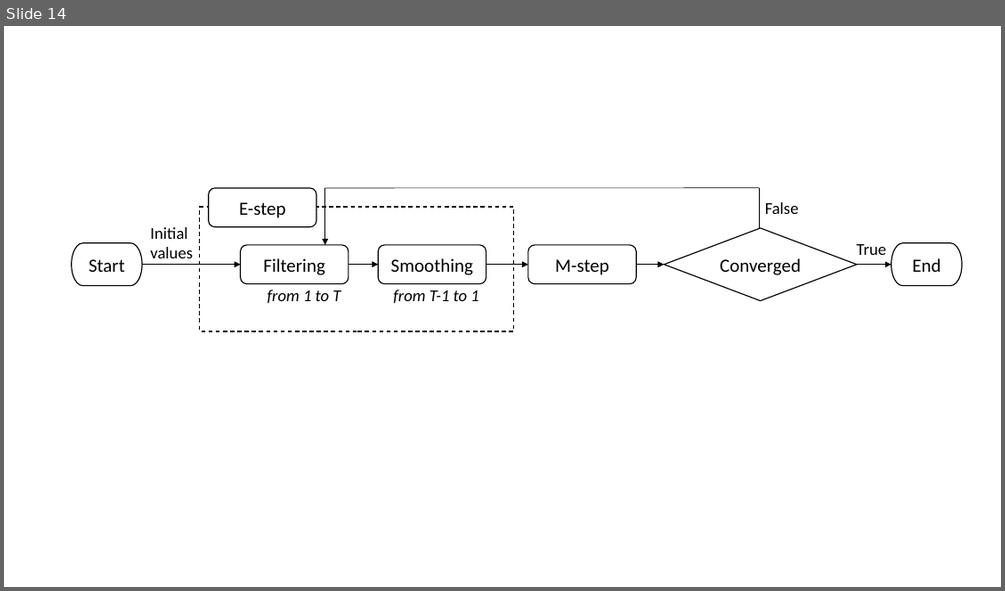
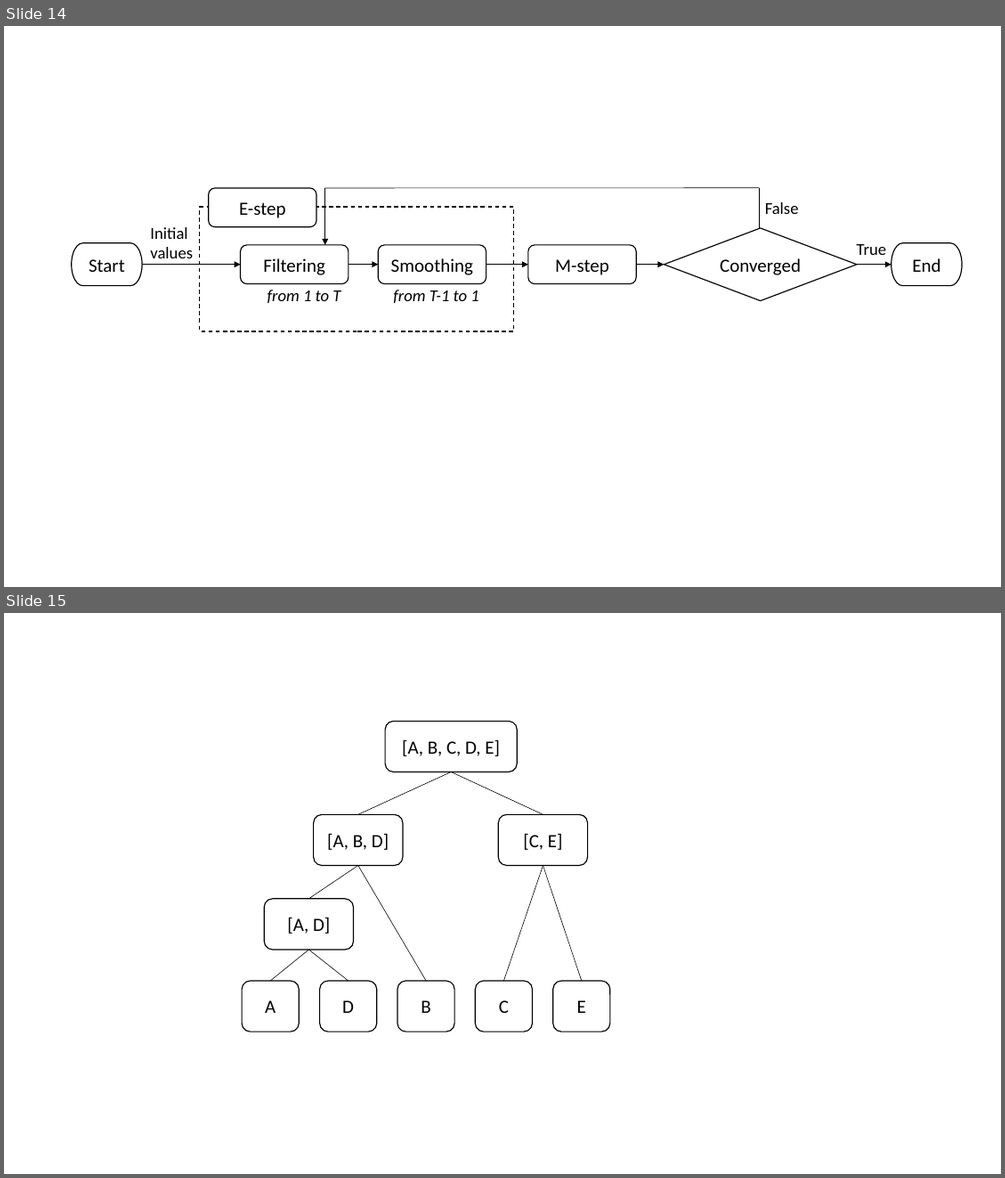
Before and after one commit to araea382/MT, a slide deck: Document/graphic.pptx. Shown one above the other, each under a label of ours: slide 14 before the commit, slides 14 and 15 after it. The pictures are 1005x591 and 1005x1178 pixels, drawn with LibreOffice and Linux fonts; fonts in the diff are those of the drawing. Boxes give left, top, right and bottom in pixels: in the first picture for what was removed or moved away, otherwise in the second. Text is boxed around its words. In the diff, an @@ line names an element or a change of style, - is before the commit and + after.

Commit message:
slide

```diff
--- a/Document/graphic.pptx
+++ b/Document/graphic.pptx
@@ slide 15 added at bbox=[4, 613, 1001, 1174], background #FFFFFF @@
@@ rounded rectangle added at bbox=[386, 721, 517, 771], fill #FFFFFF, outline #000000 1 pt, 18 pt, text #000000 @@
+[A, B, C, D, E]
@@ line added from (451, 771) to (358, 814), #000000 0.5 pt @@
@@ line added from (451, 771) to (543, 814), #000000 0.5 pt @@
@@ rounded rectangle added at bbox=[314, 814, 403, 865], fill #FFFFFF, outline #000000 1 pt, 18 pt, text #000000 @@
+[A, B, D]
@@ rounded rectangle added at bbox=[498, 814, 587, 865], fill #FFFFFF, outline #000000 1 pt, 18 pt, text #000000 @@
+[C, E]
@@ line added from (358, 866) to (309, 899), #000000 0.5 pt @@
@@ line added from (358, 866) to (426, 981), #000000 0.5 pt @@
@@ line added from (543, 866) to (503, 981), #000000 0.5 pt @@
@@ line added from (543, 866) to (582, 981), #000000 0.5 pt @@
@@ rounded rectangle added at bbox=[264, 899, 353, 949], fill #FFFFFF, outline #000000 1 pt, 18 pt, text #000000 @@
+[A, D]
@@ line added from (309, 949) to (270, 981), #000000 0.5 pt @@
@@ line added from (309, 949) to (348, 981), #000000 0.5 pt @@
@@ rounded rectangle added at bbox=[242, 981, 299, 1032], fill #FFFFFF, outline #000000 1 pt, 18 pt, text #000000 @@
+A
@@ rounded rectangle added at bbox=[320, 981, 376, 1032], fill #FFFFFF, outline #000000 1 pt, 18 pt, text #000000 @@
+D
@@ rounded rectangle added at bbox=[397, 981, 454, 1032], fill #FFFFFF, outline #000000 1 pt, 18 pt, text #000000 @@
+B
@@ rounded rectangle added at bbox=[475, 981, 532, 1032], fill #FFFFFF, outline #000000 1 pt, 18 pt, text #000000 @@
+C
@@ rounded rectangle added at bbox=[553, 981, 610, 1032], fill #FFFFFF, outline #000000 1 pt, 18 pt, text #000000 @@
+E
```
Also in this commit, not shown: 44 other files.
